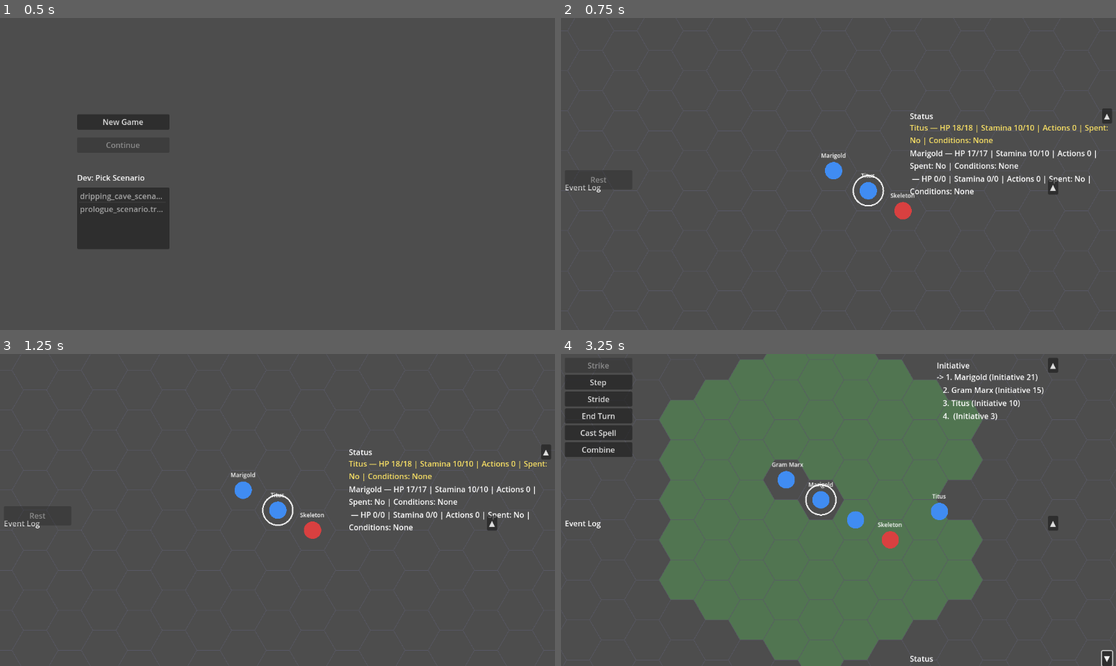
Above: before the commit, frames 1-4 (two rows, left to right).
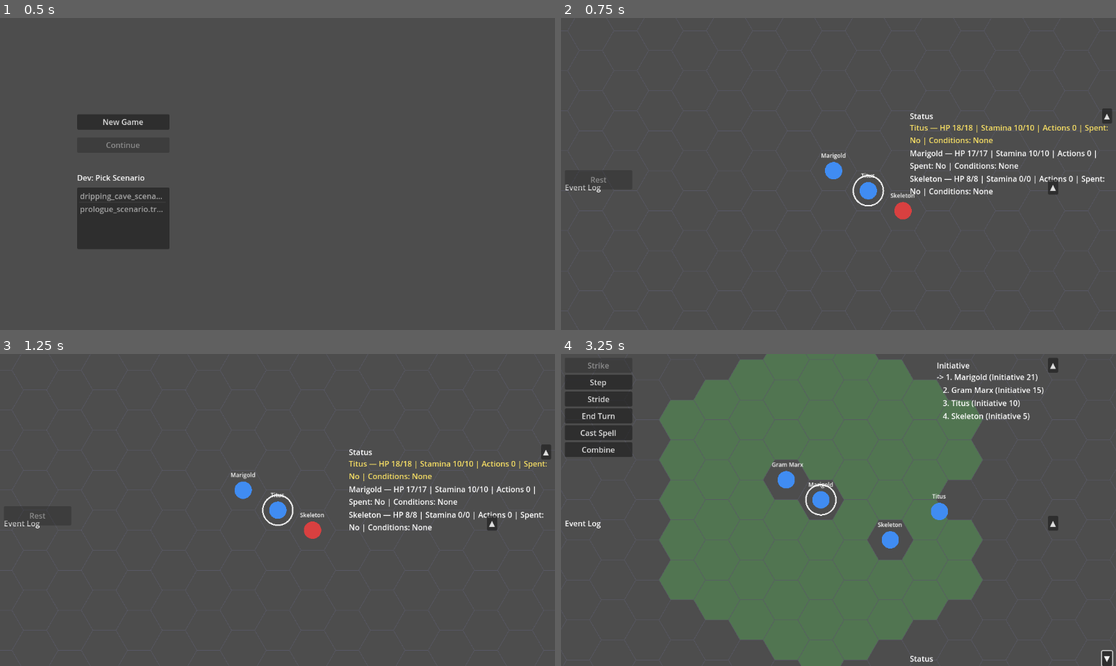
Above: after the commit, the same moments.

Repository: Pyroraptor/hykaen
Game: Godot game, scene res://scenes/TitleScreen.tscn
Same seed, same stepped clock (60 frames per second), same inputs: the game is played once before the commit and once after it.
Inputs (mouse positions are in pixels of both pictures, inside the frame that each line leads up to):
- Up to frame 1 (0.5 s): no input
- Up to frame 2 (0.75 s): click "New Game" at 0.5 s
- Up to frame 3 (1.25 s): no input
- Up to frame 4 (3.25 s): click "▲" at 1.25 s; click "▼" at 2 s; tap Enter at 2.75 s; move the mouse to (960, 494) at 2.77 s; hold Right (ui_right) from 2.78 s (still down); hold Shift from 2.78 s (still down); click (960, 494) at 2.92 s

Frame 1 is identical in both runs. In frame 2, 0.6% of the frame differs, in the area x 62-98%, y 50-58%; in frame 3, 0.6%; in frame 4, 1.1%, in the area x 51-85%, y 18-66%.
Error before the commit: Invalid access to property or key 'weapon_paths' on a base object of type 'Resource (EnemyResource)'. (res://infrastructure/combatant_factory.gd:256)

Commit message:
feat(FEAT-002): commit EnemyResource weapon_paths data-layer restructure
Complete the previously uncommitted portion of FEAT-002: enemy_resource.gd
now exposes weapon_paths: Array (defaults to []) and drops the legacy
weapon: Dictionary and top-level parry_bonus/block_value/block_die fields.
skeleton.tres is migrated to weapon_paths pointing at arming_sword.tres.
The rest of this feature's supporting changes (combatant_factory.gd,
tests) were already committed in 593a1e8; this closes the gap that was
tripping the data-directory commit-hygiene gate.

Co-Authored-By: Claude Sonnet 5 <noreply@anthropic.com>

Diff:
--- a/data/enemies/enemy_resource.gd
+++ b/data/enemies/enemy_resource.gd
@@ -14,7 +14,18 @@
 ##   hp      — base hit points (template stat, e.g. 8)
 ##   str     — strength attribute score
 ##   dex     — dexterity attribute score
-##   weapon  — Dictionary with keys: die (int), proficiency_bonus (int), attribute (String)
+##
+## Weapon reference (FEAT-002 / US-002, ADR-001/ADR-002):
+##   weapon_paths — ordered Array of res:// path Strings, each a
+##       foreign-key-by-URI reference to a normalized WeaponResource
+##       (data/weapons/*.tres, core/model/weapon_resource.gd). Index 0 is
+##       the primary weapon. Defaults to [] (no weapon configured is a
+##       valid, explicitly-erroring state — resolved/validated by
+##       infrastructure, never here). This REPLACES the legacy inline
+##       `weapon: Dictionary` field and the top-level parry_bonus/
+##       block_value/block_die fields that used to duplicate a weapon's
+##       stats onto every enemy that carried it; that data now lives
+##       exclusively on the referenced WeaponResource.
 ##
 ## Defense and attribute fields (FEAT-001 / US-001 / FR-006 / ADR-104):
 ##   ac, fortitude, reflex, will               — AUTHORED defense scores.
@@ -30,7 +41,8 @@
 ##   var enemy = ResourceLoader.load("res://data/enemies/skeleton.tres")
 ##   print(enemy.name)                    # "Skeleton"
 ##   print(enemy.hp)                      # 8
-##   print(enemy.weapon.get("die"))       # 6
+##   var weapon = ResourceLoader.load(enemy.weapon_paths[0])
+##   print(weapon.damage_die)             # 6
 
 class_name EnemyResource
 extends Resource
@@ -47,11 +59,13 @@
 ## Dexterity attribute score (drives ranged/finesse modifier and initiative).
 @export var dex: int = 0
 
-## Weapon definition Dictionary with keys:
-##   die              (int)    — damage die size (e.g. 6 for d6)
-##   proficiency_bonus (int)   — flat bonus added to attack rolls when proficient
-##   attribute        (String) — attribute driving damage modifier: 'str' or 'dex'
-@export var weapon: Dictionary = {}
+## Ordered Array of res:// path Strings, each referencing a normalized
+## WeaponResource (data/weapons/*.tres). Index 0 is the primary weapon.
+## Defaults to [] — an enemy with no weapon configured is a valid,
+## explicitly-erroring state (resolved/validated by infrastructure, e.g.
+## infrastructure/combatant_factory.gd, never here — ADR-104). See
+## FEAT-002 / US-002 / ADR-001 / ADR-002.
+@export var weapon_paths: Array = []
 
 ## Armor Class — authored defense score (ADR-104). Static read, never
 ## recomputed from attributes at load time.
@@ -96,26 +110,3 @@
 ## Data-layer prerequisite for skill-based reaction/defense checks
 ## (Dodge/Steel).
 @export var skills: Dictionary = {}
-
-## Defensive weapon fields (FEAT-001 / US-001, iteration K) — mirror
-## core/model/weapon_resource.gd's own parry_bonus/block_value/block_die
-## fields exactly, so an enemy's equipped weapon can be Parried/Blocked
-## against the SAME way a player weapon can (core/rules/resolution.gd's
-## is_parry_eligible()/is_block_eligible() predicates read these from the
-## combatant's "weapon" Dictionary, built at composition-root time by
-## MainScene.gd's _build_enemy_combatant() from these fields). Authored,
-## static data — never derived/recomputed at load time (ADR-104).
-##
-## parry_bonus  — flat bonus added to the defender's attack roll when using
-##                the Parry reaction. Zero means no parry capability.
-## block_value  — flat bonus applied when using the Block reaction. Zero
-##                means this weapon cannot Block effectively.
-## block_die    — die size used for the Block reaction's damage-reduction
-##                roll. Zero/unset means "no dedicated block die" — the
-##                consuming resolution.gd Block branch falls back to the
-##                weapon's own damage_die (enemy.weapon.get("die")) when
-##                block_die <= 0, mirroring WeaponResource.block_die's
-##                documented contract exactly.
-@export var parry_bonus: int = 0
-@export var block_value: int = 0
-@export var block_die: int = 0
--- a/data/enemies/skeleton.tres
+++ b/data/enemies/skeleton.tres
@@ -8,7 +8,7 @@
 hp = 8
 str = 2
 dex = 1
-weapon = {"attribute": "str", "die": 6, "proficiency_bonus": 2}
+weapon_paths = ["res://data/weapons/arming_sword.tres"]
 ac = 14
 fortitude = 13
 reflex = 12
@@ -19,6 +19,3 @@
 social = 1
 intellect = 0
 skills = {"determination": 1, "mobility": 1}
-parry_bonus = 4
-block_value = 2
-block_die = 0
